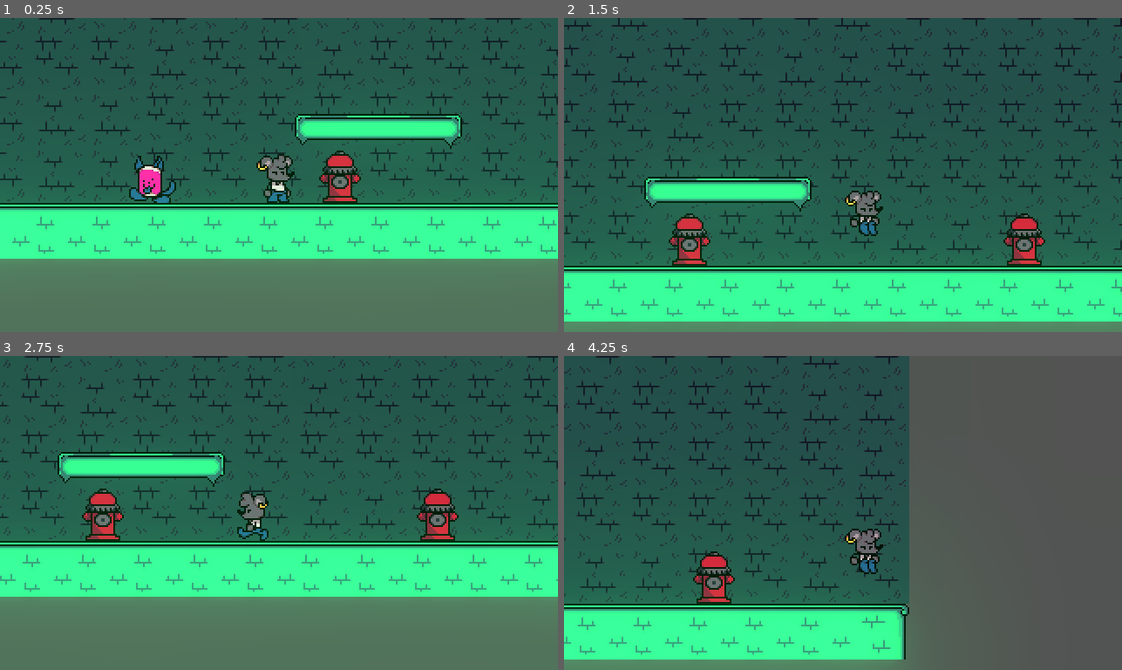
Above: before the commit, frames 1-4 (two rows, left to right).
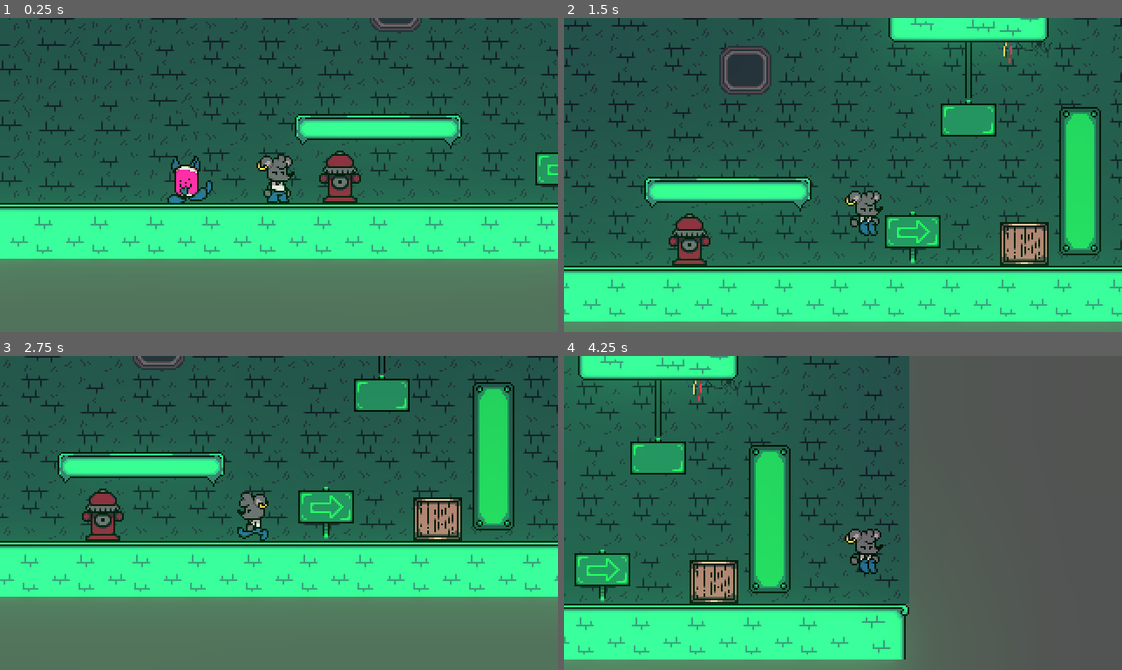
Above: after the commit, the same moments.

Repository: MonkeMango/sidealleysqueaks-source
Game: Godot game, scene res://scenes/Areas/testscene.tscn
Two runs of this game, one before a commit and one after it. Both use one fixed random seed, a clock stepped at 60 frames per second and the inputs below.
Inputs:
- Up to frame 1 (0.25 s): no input
- Up to frame 2 (1.5 s): hold Right (ui_right) from 0.53 s (still down); tap Space (jump) at 0.77 s
- Up to frame 3 (2.75 s): tap Space (jump) at 1.52 s; release Right (ui_right) at 2.03 s; hold Left (ui_left) from 2.03 s (still down)
- Up to frame 4 (4.25 s): release Left (ui_left) at 2.78 s; hold Right (ui_right) from 2.78 s (still down); tap Space (jump) at 3.02, 3.77 s

The runs differ from the first frame. In frame 1, 5.0% of the frame differs, in the area x 0-100%, y 0-75%; in frame 2, 13%, in the area x 0-100%, y 0-95%; in frame 3, 7.9%; in frame 4, 12%.

Commit message:
New tiles

Diff:
--- a/scenes/Areas/testscene.tscn
+++ b/scenes/Areas/testscene.tscn
@@ -1,255 +1,228 @@
-[gd_scene load_steps=19 format=2]
+[gd_scene load_steps=21 format=2]
 
 [ext_resource path="res://src/Player/Player.tscn" type="PackedScene" id=1]
-[ext_resource path="res://assets/wastelight/sprites/tiles/ground tiles.png" type="Texture" id=2]
-[ext_resource path="res://assets/wastelight/sprites/tiles/wall tiles.png" type="Texture" id=3]
+[ext_resource path="res://assets/wastelight/sprites/tiles/tiles.png" type="Texture" id=2]
 [ext_resource path="res://scenes/Platforms/Wastelight/Platform.tscn" type="PackedScene" id=4]
 [ext_resource path="res://assets/wastelight/music/wastelight_possible_final_mix_2.mp3" type="AudioStream" id=5]
 [ext_resource path="res://src/Enemies/Kankitty.tscn" type="PackedScene" id=6]
 
-[sub_resource type="ConvexPolygonShape2D" id=5]
-points = PoolVector2Array( 0, 0, 32, 0, 32, 32, 0, 32 )
-
-[sub_resource type="ConvexPolygonShape2D" id=9]
-points = PoolVector2Array( 0, 0, 32, 0, 32, 32, 0, 32 )
-
-[sub_resource type="ConvexPolygonShape2D" id=10]
-points = PoolVector2Array( 0, 0, 32, 0, 32, 32, 0, 32 )
-
-[sub_resource type="ConvexPolygonShape2D" id=6]
+[sub_resource type="ConvexPolygonShape2D" id=13]
 points = PoolVector2Array( 32, 32, 0, 32, 0, 0, 32, 0 )
 
-[sub_resource type="ConvexPolygonShape2D" id=7]
-points = PoolVector2Array( 0, 0, 32, 0, 32, 32, 0, 32 )
-
-[sub_resource type="ConvexPolygonShape2D" id=8]
+[sub_resource type="ConvexPolygonShape2D" id=14]
+points = PoolVector2Array( 0, 0, 32, 0, 32, 32, 0, 32 )
+
+[sub_resource type="ConvexPolygonShape2D" id=15]
+points = PoolVector2Array( 0, 0, 32, 0, 32, 32, 0, 32 )
+
+[sub_resource type="ConvexPolygonShape2D" id=16]
+points = PoolVector2Array( 0, 0, 32, 0, 32, 32, 0, 32 )
+
+[sub_resource type="ConvexPolygonShape2D" id=17]
+points = PoolVector2Array( 0, 0, 32, 0, 32, 32, 0, 32 )
+
+[sub_resource type="ConvexPolygonShape2D" id=18]
+points = PoolVector2Array( 0, 0, 32, 0, 32, 32, 0, 32 )
+
+[sub_resource type="ConvexPolygonShape2D" id=19]
+points = PoolVector2Array( 0, 0, 32, 0, 32, 32, 0, 32 )
+
+[sub_resource type="ConvexPolygonShape2D" id=20]
+points = PoolVector2Array( 0, 0, 32, 0, 32, 32, 0, 32 )
+
+[sub_resource type="ConvexPolygonShape2D" id=21]
 points = PoolVector2Array( 0, 0, 32, 0, 32, 32, 0, 32 )
 
 [sub_resource type="TileSet" id=1]
-0/name = "ground tiles.png 0"
+0/name = "tiles.png 0"
 0/texture = ExtResource( 2 )
 0/tex_offset = Vector2( 0, 0 )
 0/modulate = Color( 1, 1, 1, 1 )
-0/region = Rect2( 32, 64, 32, 32 )
+0/region = Rect2( 0, 32, 32, 32 )
 0/tile_mode = 0
 0/occluder_offset = Vector2( 0, 0 )
 0/navigation_offset = Vector2( 0, 0 )
 0/shape_offset = Vector2( 0, 0 )
 0/shape_transform = Transform2D( 1, 0, 0, 1, 0, 0 )
-0/shape = SubResource( 5 )
+0/shape = SubResource( 13 )
 0/shape_one_way = false
 0/shape_one_way_margin = 1.0
 0/shapes = [ {
 "autotile_coord": Vector2( 0, 0 ),
 "one_way": false,
 "one_way_margin": 1.0,
-"shape": SubResource( 5 ),
+"shape": SubResource( 13 ),
 "shape_transform": Transform2D( 1, 0, 0, 1, 0, 0 )
 } ]
 0/z_index = 0
-1/name = "ground tiles.png 1"
+1/name = "tiles.png 1"
 1/texture = ExtResource( 2 )
 1/tex_offset = Vector2( 0, 0 )
 1/modulate = Color( 1, 1, 1, 1 )
-1/region = Rect2( 64, 64, 32, 32 )
+1/region = Rect2( 32, 32, 32, 32 )
 1/tile_mode = 0
 1/occluder_offset = Vector2( 0, 0 )
 1/navigation_offset = Vector2( 0, 0 )
 1/shape_offset = Vector2( 0, 0 )
 1/shape_transform = Transform2D( 1, 0, 0, 1, 0, 0 )
-1/shape = SubResource( 9 )
+1/shape = SubResource( 14 )
 1/shape_one_way = false
 1/shape_one_way_margin = 1.0
 1/shapes = [ {
 "autotile_coord": Vector2( 0, 0 ),
 "one_way": false,
 "one_way_margin": 1.0,
-"shape": SubResource( 9 ),
+"shape": SubResource( 14 ),
 "shape_transform": Transform2D( 1, 0, 0, 1, 0, 0 )
 } ]
 1/z_index = 0
-2/name = "ground tiles.png 2"
+2/name = "tiles.png 2"
 2/texture = ExtResource( 2 )
 2/tex_offset = Vector2( 0, 0 )
 2/modulate = Color( 1, 1, 1, 1 )
-2/region = Rect2( 96, 64, 32, 32 )
+2/region = Rect2( 64, 32, 32, 32 )
 2/tile_mode = 0
 2/occluder_offset = Vector2( 0, 0 )
 2/navigation_offset = Vector2( 0, 0 )
 2/shape_offset = Vector2( 0, 0 )
 2/shape_transform = Transform2D( 1, 0, 0, 1, 0, 0 )
-2/shape = SubResource( 10 )
+2/shape = SubResource( 15 )
 2/shape_one_way = false
 2/shape_one_way_margin = 1.0
 2/shapes = [ {
 "autotile_coord": Vector2( 0, 0 ),
 "one_way": false,
 "one_way_margin": 1.0,
-"shape": SubResource( 10 ),
+"shape": SubResource( 15 ),
 "shape_transform": Transform2D( 1, 0, 0, 1, 0, 0 )
 } ]
 2/z_index = 0
-3/name = "ground tiles.png 3"
+3/name = "tiles.png 3"
 3/texture = ExtResource( 2 )
 3/tex_offset = Vector2( 0, 0 )
 3/modulate = Color( 1, 1, 1, 1 )
-3/region = Rect2( 32, 32, 32, 32 )
+3/region = Rect2( 0, 64, 32, 32 )
 3/tile_mode = 0
 3/occluder_offset = Vector2( 0, 0 )
 3/navigation_offset = Vector2( 0, 0 )
 3/shape_offset = Vector2( 0, 0 )
 3/shape_transform = Transform2D( 1, 0, 0, 1, 0, 0 )
+3/shape = SubResource( 16 )
 3/shape_one_way = false
-3/shape_one_way_margin = 0.0
-3/shapes = [  ]
+3/shape_one_way_margin = 1.0
+3/shapes = [ {
+"autotile_coord": Vector2( 0, 0 ),
+"one_way": false,
+"one_way_margin": 1.0,
+"shape": SubResource( 16 ),
+"shape_transform": Transform2D( 1, 0, 0, 1, 0, 0 )
+} ]
 3/z_index = 0
-4/name = "ground tiles.png 4"
+4/name = "tiles.png 4"
 4/texture = ExtResource( 2 )
 4/tex_offset = Vector2( 0, 0 )
 4/modulate = Color( 1, 1, 1, 1 )
-4/region = Rect2( 64, 32, 32, 32 )
+4/region = Rect2( 32, 64, 32, 32 )
 4/tile_mode = 0
 4/occluder_offset = Vector2( 0, 0 )
 4/navigation_offset = Vector2( 0, 0 )
 4/shape_offset = Vector2( 0, 0 )
 4/shape_transform = Transform2D( 1, 0, 0, 1, 0, 0 )
+4/shape = SubResource( 17 )
 4/shape_one_way = false
-4/shape_one_way_margin = 0.0
-4/shapes = [  ]
+4/shape_one_way_margin = 1.0
+4/shapes = [ {
+"autotile_coord": Vector2( 0, 0 ),
+"one_way": false,
+"one_way_margin": 1.0,
+"shape": SubResource( 17 ),
+"shape_transform": Transform2D( 1, 0, 0, 1, 0, 0 )
+} ]
 4/z_index = 0
-5/name = "ground tiles.png 5"
+5/name = "tiles.png 5"
 5/texture = ExtResource( 2 )
 5/tex_offset = Vector2( 0, 0 )
 5/modulate = Color( 1, 1, 1, 1 )
-5/region = Rect2( 96, 32, 32, 32 )
+5/region = Rect2( 64, 64, 32, 32 )
 5/tile_mode = 0
 5/occluder_offset = Vector2( 0, 0 )
 5/navigation_offset = Vector2( 0, 0 )
 5/shape_offset = Vector2( 0, 0 )
 5/shape_transform = Transform2D( 1, 0, 0, 1, 0, 0 )
+5/shape = SubResource( 18 )
 5/shape_one_way = false
-5/shape_one_way_margin = 0.0
-5/shapes = [  ]
+5/shape_one_way_margin = 1.0
+5/shapes = [ {
+"autotile_coord": Vector2( 0, 0 ),
+"one_way": false,
+"one_way_margin": 1.0,
+"shape": SubResource( 18 ),
+"shape_transform": Transform2D( 1, 0, 0, 1, 0, 0 )
+} ]
 5/z_index = 0
-6/name = "ground tiles.png 6"
+6/name = "tiles.png 6"
 6/texture = ExtResource( 2 )
 6/tex_offset = Vector2( 0, 0 )
 6/modulate = Color( 1, 1, 1, 1 )
-6/region = Rect2( 32, 64, 32, 32 )
+6/region = Rect2( 0, 96, 32, 32 )
 6/tile_mode = 0
 6/occluder_offset = Vector2( 0, 0 )
 6/navigation_offset = Vector2( 0, 0 )
 6/shape_offset = Vector2( 0, 0 )
 6/shape_transform = Transform2D( 1, 0, 0, 1, 0, 0 )
+6/shape = SubResource( 19 )
 6/shape_one_way = false
-6/shape_one_way_margin = 0.0
-6/shapes = [  ]
+6/shape_one_way_margin = 1.0
+6/shapes = [ {
+"autotile_coord": Vector2( 0, 0 ),
+"one_way": false,
+"one_way_margin": 1.0,
+"shape": SubResource( 19 ),
+"shape_transform": Transform2D( 1, 0, 0, 1, 0, 0 )
+} ]
 6/z_index = 0
-7/name = "ground tiles.png 7"
+7/name = "tiles.png 7"
 7/texture = ExtResource( 2 )
 7/tex_offset = Vector2( 0, 0 )
 7/modulate = Color( 1, 1, 1, 1 )
-7/region = Rect2( 64, 64, 32, 32 )
+7/region = Rect2( 32, 96, 32, 32 )
 7/tile_mode = 0
 7/occluder_offset = Vector2( 0, 0 )
 7/navigation_offset = Vector2( 0, 0 )
 7/shape_offset = Vector2( 0, 0 )
 7/shape_transform = Transform2D( 1, 0, 0, 1, 0, 0 )
-7/shape = SubResource( 6 )
+7/shape = SubResource( 20 )
 7/shape_one_way = false
 7/shape_one_way_margin = 1.0
 7/shapes = [ {
 "autotile_coord": Vector2( 0, 0 ),
 "one_way": false,
 "one_way_margin": 1.0,
-"shape": SubResource( 6 ),
+"shape": SubResource( 20 ),
 "shape_transform": Transform2D( 1, 0, 0, 1, 0, 0 )
 } ]
 7/z_index = 0
-8/name = "ground tiles.png 8"
+8/name = "tiles.png 8"
 8/texture = ExtResource( 2 )
 8/tex_offset = Vector2( 0, 0 )
 8/modulate = Color( 1, 1, 1, 1 )
-8/region = Rect2( 0, 64, 32, 32 )
+8/region = Rect2( 64, 96, 32, 32 )
 8/tile_mode = 0
 8/occluder_offset = Vector2( 0, 0 )
 8/navigation_offset = Vector2( 0, 0 )
 8/shape_offset = Vector2( 0, 0 )
 8/shape_transform = Transform2D( 1, 0, 0, 1, 0, 0 )
-8/shape = SubResource( 7 )
+8/shape = SubResource( 21 )
 8/shape_one_way = false
 8/shape_one_way_margin = 1.0
 8/shapes = [ {
 "autotile_coord": Vector2( 0, 0 ),
 "one_way": false,
 "one_way_margin": 1.0,
-"shape": SubResource( 7 ),
+"shape": SubResource( 21 ),
 "shape_transform": Transform2D( 1, 0, 0, 1, 0, 0 )
 } ]
 8/z_index = 0
-9/name = "ground tiles.png 9"
-9/texture = ExtResource( 2 )
-9/tex_offset = Vector2( 0, 0 )
-9/modulate = Color( 1, 1, 1, 1 )
-9/region = Rect2( 96, 64, 32, 32 )
-9/tile_mode = 0
-9/occluder_offset = Vector2( 0, 0 )
-9/navigation_offset = Vector2( 0, 0 )
-9/shape_offset = Vector2( 0, 0 )
-9/shape_transform = Transform2D( 1, 0, 0, 1, 0, 0 )
-9/shape = SubResource( 8 )
-9/shape_one_way = false
-9/shape_one_way_margin = 1.0
-9/shapes = [ {
-"autotile_coord": Vector2( 0, 0 ),
-"one_way": false,
-"one_way_margin": 1.0,
-"shape": SubResource( 8 ),
-"shape_transform": Transform2D( 1, 0, 0, 1, 0, 0 )
-} ]
-9/z_index = 0
-10/name = "ground tiles.png 10"
-10/texture = ExtResource( 2 )
-10/tex_offset = Vector2( 0, 0 )
-10/modulate = Color( 1, 1, 1, 1 )
-10/region = Rect2( 64, 64, 32, 32 )
-10/tile_mode = 0
-10/occluder_offset = Vector2( 0, 0 )
-10/navigation_offset = Vector2( 0, 0 )
-10/shape_offset = Vector2( 0, 0 )
-10/shape_transform = Transform2D( 1, 0, 0, 1, 0, 0 )
-10/shape_one_way = false
-10/shape_one_way_margin = 0.0
-10/shapes = [  ]
-10/z_index = 0
-11/name = "ground tiles.png 11"
-11/texture = ExtResource( 2 )
-11/tex_offset = Vector2( 0, 0 )
-11/modulate = Color( 1, 1, 1, 1 )
-11/region = Rect2( 128, 64, 32, 32 )
-11/tile_mode = 0
-11/occluder_offset = Vector2( 0, 0 )
-11/navigation_offset = Vector2( 0, 0 )
-11/shape_offset = Vector2( 0, 0 )
-11/shape_transform = Transform2D( 1, 0, 0, 1, 0, 0 )
-11/shape_one_way = false
-11/shape_one_way_margin = 0.0
-11/shapes = [  ]
-11/z_index = 0
-12/name = "ground tiles.png 12"
-12/texture = ExtResource( 2 )
-12/tex_offset = Vector2( 0, 0 )
-12/modulate = Color( 1, 1, 1, 1 )
-12/region = Rect2( 96, 32, 32, 32 )
-12/tile_mode = 0
-12/occluder_offset = Vector2( 0, 0 )
-12/navigation_offset = Vector2( 0, 0 )
-12/shape_offset = Vector2( 0, 0 )
-12/shape_transform = Transform2D( 1, 0, 0, 1, 0, 0 )
-12/shape_one_way = false
-12/shape_one_way_margin = 0.0
-12/shapes = [  ]
-12/z_index = 0
 
 [sub_resource type="Environment" id=4]
 background_mode = 4
@@ -267,11 +240,11 @@
 glow_high_quality = true
 
 [sub_resource type="TileSet" id=2]
-0/name = "wall tiles.png 0"
-0/texture = ExtResource( 3 )
+0/name = "tiles.png 0"
+0/texture = ExtResource( 2 )
 0/tex_offset = Vector2( 0, 0 )
 0/modulate = Color( 1, 1, 1, 1 )
-0/region = Rect2( 64, 0, 32, 32 )
+0/region = Rect2( 160, 0, 32, 32 )
 0/tile_mode = 0
 0/occluder_offset = Vector2( 0, 0 )
 0/navigation_offset = Vector2( 0, 0 )
@@ -281,11 +254,11 @@
 0/shape_one_way_margin = 0.0
 0/shapes = [  ]
 0/z_index = 0
-1/name = "wall tiles.png 1"
-1/texture = ExtResource( 3 )
+1/name = "tiles.png 1"
+1/texture = ExtResource( 2 )
 1/tex_offset = Vector2( 0, 0 )
 1/modulate = Color( 1, 1, 1, 1 )
-1/region = Rect2( 96, 0, 32, 32 )
+1/region = Rect2( 192, 0, 32, 32 )
 1/tile_mode = 0
 1/occluder_offset = Vector2( 0, 0 )
 1/navigation_offset = Vector2( 0, 0 )
@@ -295,19 +268,12 @@
 1/shape_one_way_margin = 0.0
 1/shapes = [  ]
 1/z_index = 0
-2/name = "wall tiles.png 2"
-2/texture = ExtResource( 3 )
+2/name = "tiles.png 2"
+2/texture = ExtResource( 2 )
 2/tex_offset = Vector2( 0, 0 )
 2/modulate = Color( 1, 1, 1, 1 )
-2/region = Rect2( 96, 0, 32, 32 )
-2/tile_mode = 2
-2/autotile/icon_coordinate = Vector2( 0, 0 )
-2/autotile/tile_size = Vector2( 32, 32 )
-2/autotile/spacing = 0
-2/autotile/occluder_map = [  ]
-2/autotile/navpoly_map = [  ]
-2/autotile/priority_map = [  ]
-2/autotile/z_index_map = [  ]
+2/region = Rect2( 192, 0, 32, 32 )
+2/tile_mode = 0
 2/occluder_offset = Vector2( 0, 0 )
 2/navigation_offset = Vector2( 0, 0 )
 2/shape_offset = Vector2( 0, 0 )
@@ -316,19 +282,12 @@
 2/shape_one_way_margin = 0.0
 2/shapes = [  ]
 2/z_index = 0
-3/name = "wall tiles.png 3"
-3/texture = ExtResource( 3 )
+3/name = "tiles.png 3"
+3/texture = ExtResource( 2 )
 3/tex_offset = Vector2( 0, 0 )
 3/modulate = Color( 1, 1, 1, 1 )
-3/region = Rect2( 64, 0, 32, 32 )
-3/tile_mode = 2
-3/autotile/icon_coordinate = Vector2( 0, 0 )
-3/autotile/tile_size = Vector2( 32, 32 )
-3/autotile/spacing = 0
-3/autotile/occluder_map = [  ]
-3/autotile/navpoly_map = [  ]
-3/autotile/priority_map = [  ]
-3/autotile/z_index_map = [  ]
+3/region = Rect2( 224, 0, 32, 32 )
+3/tile_mode = 0
 3/occluder_offset = Vector2( 0, 0 )
 3/navigation_offset = Vector2( 0, 0 )
 3/shape_offset = Vector2( 0, 0 )
@@ -337,11 +296,69 @@
 3/shape_one_way_margin = 0.0
 3/shapes = [  ]
 3/z_index = 0
-4/name = "wall tiles.png 4"
-4/texture = ExtResource( 3 )
+
+[sub_resource type="TileSet" id=3]
+0/name = "tiles.png 0"
+0/texture = ExtResource( 2 )
+0/tex_offset = Vector2( 0, 0 )
+0/modulate = Color( 1, 1, 1, 1 )
+0/region = Rect2( 128, 0, 32, 32 )
+0/tile_mode = 0
+0/occluder_offset = Vector2( 0, 0 )
+0/navigation_offset = Vector2( 0, 0 )
+0/shape_offset = Vector2( 0, 0 )
+0/shape_transform = Transform2D( 1, 0, 0, 1, 0, 0 )
+0/shape_one_way = false
+0/shape_one_way_margin = 0.0
+0/shapes = [  ]
+0/z_index = 0
+1/name = "tiles.png 1"
+1/texture = ExtResource( 2 )
+1/tex_offset = Vector2( 0, 0 )
+1/modulate = Color( 1, 1, 1, 1 )
+1/region = Rect2( 128, 32, 32, 32 )
+1/tile_mode = 0
+1/occluder_offset = Vector2( 0, 0 )
+1/navigation_offset = Vector2( 0, 0 )
+1/shape_offset = Vector2( 0, 0 )
+1/shape_transform = Transform2D( 1, 0, 0, 1, 0, 0 )
+1/shape_one_way = false
+1/shape_one_way_margin = 0.0
+1/shapes = [  ]
+1/z_index = 0
+2/name = "tiles.png 2"
+2/texture = ExtResource( 2 )
+2/tex_offset = Vector2( 0, 0 )
+2/modulate = Color( 1, 1, 1, 1 )
+2/region = Rect2( 160, 32, 32, 32 )
+2/tile_mode = 0
+2/occluder_offset = Vector2( 0, 0 )
+2/navigation_offset = Vector2( 0, 0 )
+2/shape_offset = Vector2( 0, 0 )
+2/shape_transform = Transform2D( 1, 0, 0, 1, 0, 0 )
+2/shape_one_way = false
+2/shape_one_way_margin = 0.0
+2/shapes = [  ]
+2/z_index = 0
+3/name = "tiles.png 3"
+3/texture = ExtResource( 2 )
+3/tex_offset = Vector2( 0, 0 )
+3/modulate = Color( 1, 1, 1, 1 )
+3/region = Rect2( 192, 32, 32, 32 )
+3/tile_mode = 0
+3/occluder_offset = Vector2( 0, 0 )
+3/navigation_offset = Vector2( 0, 0 )
+3/shape_offset = Vector2( 0, 0 )
+3/shape_transform = Transform2D( 1, 0, 0, 1, 0, 0 )
+3/shape_one_way = false
+3/shape_one_way_margin = 0.0
+3/shapes = [  ]
+3/z_index = 0
+4/name = "tiles.png 4"
+4/texture = ExtResource( 2 )
 4/tex_offset = Vector2( 0, 0 )
 4/modulate = Color( 1, 1, 1, 1 )
-4/region = Rect2( 32, 0, 32, 32 )
+4/region = Rect2( 96, 0, 32, 32 )
 4/tile_mode = 0
 4/occluder_offset = Vector2( 0, 0 )
 4/navigation_offset = Vector2( 0, 0 )
@@ -351,22 +368,160 @@
 4/shape_one_way_margin = 0.0
 4/shapes = [  ]
 4/z_index = 0
-
-[sub_resource type="TileSet" id=3]
-0/name = "wall tiles.png 0"
-0/texture = ExtResource( 3 )
-0/tex_offset = Vector2( 0, 0 )
-0/modulate = Color( 1, 1, 1, 1 )
-0/region = Rect2( 32, 0, 32, 32 )
-0/tile_mode = 0
-0/occluder_offset = Vector2( 0, 0 )
-0/navigation_offset = Vector2( 0, 0 )
-0/shape_offset = Vector2( 0, 0 )
-0/shape_transform = Transform2D( 1, 0, 0, 1, 0, 0 )
-0/shape_one_way = false
-0/shape_one_way_margin = 0.0
-0/shapes = [  ]
-0/z_index = 0
+5/name = "tiles.png 5"
+5/texture = ExtResource( 2 )
+5/tex_offset = Vector2( 0, 0 )
+5/modulate = Color( 1, 1, 1, 1 )
+5/region = Rect2( 96, 32, 32, 32 )
+5/tile_mode = 0
+5/occluder_offset = Vector2( 0, 0 )
+5/navigation_offset = Vector2( 0, 0 )
+5/shape_offset = Vector2( 0, 0 )
+5/shape_transform = Transform2D( 1, 0, 0, 1, 0, 0 )
+5/shape_one_way = false
+5/shape_one_way_margin = 0.0
+5/shapes = [  ]
+5/z_index = 0
+6/name = "tiles.png 6"
+6/texture = ExtResource( 2 )
+6/tex_offset = Vector2( 0, 0 )
+6/modulate = Color( 1, 1, 1, 1 )
+6/region = Rect2( 96, 64, 32, 32 )
+6/tile_mode = 0
+6/occluder_offset = Vector2( 0, 0 )
+6/navigation_offset = Vector2( 0, 0 )
+6/shape_offset = Vector2( 0, 0 )
+6/shape_transform = Transform2D( 1, 0, 0, 1, 0, 0 )
+6/shape_one_way = false
+6/shape_one_way_margin = 0.0
+6/shapes = [  ]
+6/z_index = 0
+7/name = "tiles.png 7"
+7/texture = ExtResource( 2 )
+7/tex_offset = Vector2( 0, 0 )
+7/modulate = Color( 1, 1, 1, 1 )
+7/region = Rect2( 128, 64, 32, 32 )
+7/tile_mode = 0
+7/occluder_offset = Vector2( 0, 0 )
+7/navigation_offset = Vector2( 0, 0 )
+7/shape_offset = Vector2( 0, 0 )
+7/shape_transform = Transform2D( 1, 0, 0, 1, 0, 0 )
+7/shape_one_way = false
+7/shape_one_way_margin = 0.0
+7/shapes = [  ]
+7/z_index = 0
+8/name = "tiles.png 8"
+8/texture = ExtResource( 2 )
+8/tex_offset = Vector2( 0, 0 )
+8/modulate = Color( 1, 1, 1, 1 )
+8/region = Rect2( 160, 64, 32, 32 )
+8/tile_mode = 0
+8/occluder_offset = Vector2( 0, 0 )
+8/navigation_offset = Vector2( 0, 0 )
+8/shape_offset = Vector2( 0, 0 )
+8/shape_transform = Transform2D( 1, 0, 0, 1, 0, 0 )
+8/shape_one_way = false
+8/shape_one_way_margin = 0.0
+8/shapes = [  ]
+8/z_index = 0
+9/name = "tiles.png 9"
+9/texture = ExtResource( 2 )
+9/tex_offset = Vector2( 0, 0 )
+9/modulate = Color( 1, 1, 1, 1 )
+9/region = Rect2( 160, 96, 32, 32 )
+9/tile_mode = 0
+9/occluder_offset = Vector2( 0, 0 )
+9/navigation_offset = Vector2( 0, 0 )
+9/shape_offset = Vector2( 0, 0 )
+9/shape_transform = Transform2D( 1, 0, 0, 1, 0, 0 )
+9/shape_one_way = false
+9/shape_one_way_margin = 0.0
+9/shapes = [  ]
+9/z_index = 0
+10/name = "tiles.png 10"
+10/texture = ExtResource( 2 )
+10/tex_offset = Vector2( 0, 0 )
+10/modulate = Color( 1, 1, 1, 1 )
+10/region = Rect2( 192, 64, 32, 32 )
+10/tile_mode = 0
+10/occluder_offset = Vector2( 0, 0 )
+10/navigation_offset = Vector2( 0, 0 )
+10/shape_offset = Vector2( 0, 0 )
+10/shape_transform = Transform2D( 1, 0, 0, 1, 0, 0 )
+10/shape_one_way = false
+10/shape_one_way_margin = 0.0
+10/shapes = [  ]
+10/z_index = 0
+11/name = "tiles.png 11"
+11/texture = ExtResource( 2 )
+11/tex_offset = Vector2( 0, 0 )
+11/modulate = Color( 1, 1, 1, 1 )
+11/region = Rect2( 192, 96, 32, 32 )
+11/tile_mode = 0
+11/occluder_offset = Vector2( 0, 0 )
+11/navigation_offset = Vector2( 0, 0 )
+11/shape_offset = Vector2( 0, 0 )
+11/shape_transform = Transform2D( 1, 0, 0, 1, 0, 0 )
+11/shape_one_way = false
+11/shape_one_way_margin = 0.0
+11/shapes = [  ]
+11/z_index = 0
+12/name = "tiles.png 12"
+12/texture = ExtResource( 2 )
+12/tex_offset = Vector2( 0, 0 )
+12/modulate = Color( 1, 1, 1, 1 )
+12/region = Rect2( 224, 64, 32, 32 )
+12/tile_mode = 0
+12/occluder_offset = Vector2( 0, 0 )
+12/navigation_offset = Vector2( 0, 0 )
+12/shape_offset = Vector2( 0, 0 )
+12/shape_transform = Transform2D( 1, 0, 0, 1, 0, 0 )
+12/shape_one_way = false
+12/shape_one_way_margin = 0.0
+12/shapes = [  ]
+12/z_index = 0
+13/name = "tiles.png 13"
+13/texture = ExtResource( 2 )
+13/tex_offset = Vector2( 0, 0 )
+13/modulate = Color( 1, 1, 1, 1 )
+13/region = Rect2( 224, 96, 32, 32 )
+13/tile_mode = 0
+13/occluder_offset = Vector2( 0, 0 )
+13/navigation_offset = Vector2( 0, 0 )
+13/shape_offset = Vector2( 0, 0 )
+13/shape_transform = Transform2D( 1, 0, 0, 1, 0, 0 )
+13/shape_one_way = false
+13/shape_one_way_margin = 0.0
+13/shapes = [  ]
+13/z_index = 0
+14/name = "tiles.png 14"
+14/texture = ExtResource( 2 )
+14/tex_offset = Vector2( 0, 0 )
+14/modulate = Color( 1, 1, 1, 1 )
+14/region = Rect2( 256, 64, 32, 32 )
+14/tile_mode = 0
+14/occluder_offset = Vector2( 0, 0 )
+14/navigation_offset = Vector2( 0, 0 )
+14/shape_offset = Vector2( 0, 0 )
+14/shape_transform = Transform2D( 1, 0, 0, 1, 0, 0 )
+14/shape_one_way = false
+14/shape_one_way_margin = 0.0
+14/shapes = [  ]
+14/z_index = 0
+15/name = "tiles.png 15"
+15/texture = ExtResource( 2 )
+15/tex_offset = Vector2( 0, 0 )
+15/modulate = Color( 1, 1, 1, 1 )
+15/region = Rect2( 256, 96, 32, 32 )
+15/tile_mode = 0
+15/occluder_offset = Vector2( 0, 0 )
+15/navigation_offset = Vector2( 0, 0 )
+15/shape_offset = Vector2( 0, 0 )
+15/shape_transform = Transform2D( 1, 0, 0, 1, 0, 0 )
+15/shape_one_way = false
+15/shape_one_way_margin = 0.0
+15/shapes = [  ]
+15/z_index = 0
 
 [sub_resource type="Animation" id=11]
 resource_name = "Ein"
@@ -402,7 +557,7 @@
 tile_set = SubResource( 1 )
 cell_size = Vector2( 32, 32 )
 format = 1
-tile_data = PoolIntArray( 393209, 0, 0, 393210, 1, 0, 393211, 1, 0 …(198 unchanged characters)…
+tile_data = PoolIntArray( -65532, 3, 0, -65531, 4, 0, -65530, 5, 0, 4, 6, 0, 5, 7, 0, 6, 8, 0, 393209, 0, 0, 393210, 1, 0, 393211, 1, 0 …(198 unchanged characters)…
 
 [node name="WorldEnvironment" type="WorldEnvironment" parent="."]
 environment = SubResource( 4 )
@@ -421,8 +576,10 @@
 
 [node name="TileMap" type="TileMap" parent="ParallaxBackground/ParallaxLayer"]
 tile_set = SubResource( 3 )
+cell_size = Vector2( 32, 32 )
+cell_custom_transform = Transform2D( 64, 32, 0, 32, 0, 0 )
 format = 1
-tile_data = PoolIntArray( 131072, 0, 0, 131075, 0, 0 )
+tile_data = PoolIntArray( 65537, 2, 0, 65541, 12, 0, 65542, 3, 0, 131077, 13, 0, 131079, 4, 0, 262137, 8, 0, 196615, 5, 0, 327673, 9, 0, 262144, 0, 0, 262148, 11, 0, 262150, 1, 0, 262151, 6, 0 )
 
 [node name="ParallaxLayer3" type="ParallaxLayer" parent="ParallaxBackground"]
 
@@ -440,7 +597,7 @@
 anims/RESET = SubResource( 12 )
 
 [node name="Kankitty" parent="." instance=ExtResource( 6 )]
-position = Vector2( -92, 142 )
+position = Vector2( -71, 142 )
 
 [node name="Player" parent="." instance=ExtResource( 1 )]
 position = Vector2( -19, 143 )
--- a/src/Enemies/Kankitty.tscn
+++ b/src/Enemies/Kankitty.tscn
@@ -32,7 +32,7 @@
 [node name="AnimatedSprite" type="AnimatedSprite" parent="."]
 frames = SubResource( 1 )
 animation = "walk"
-frame = 3
+frame = 1
 playing = true
 
 [node name="CollisionShape2D" type="CollisionShape2D" parent="."]
Binary file added: assets/wastelight/sprites/tiles/tiles.png
Not shown, added: assets/wastelight/sprites/tiles/tiles.png.import
